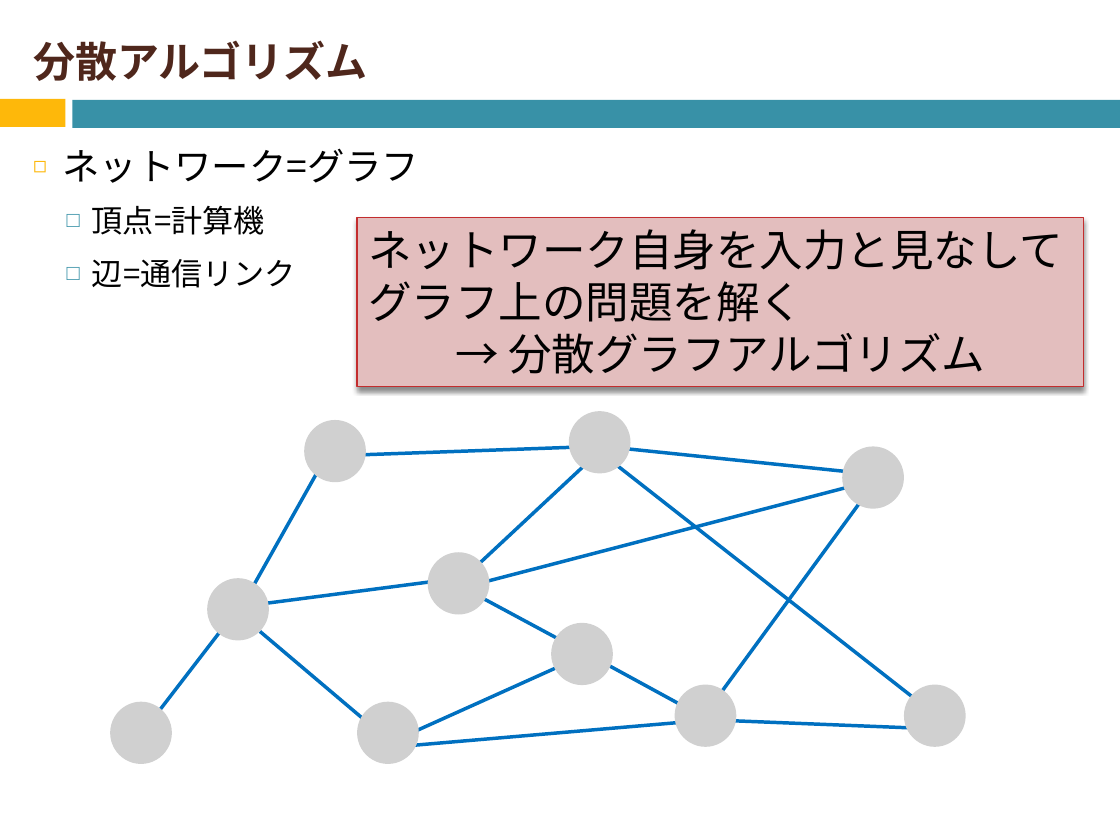
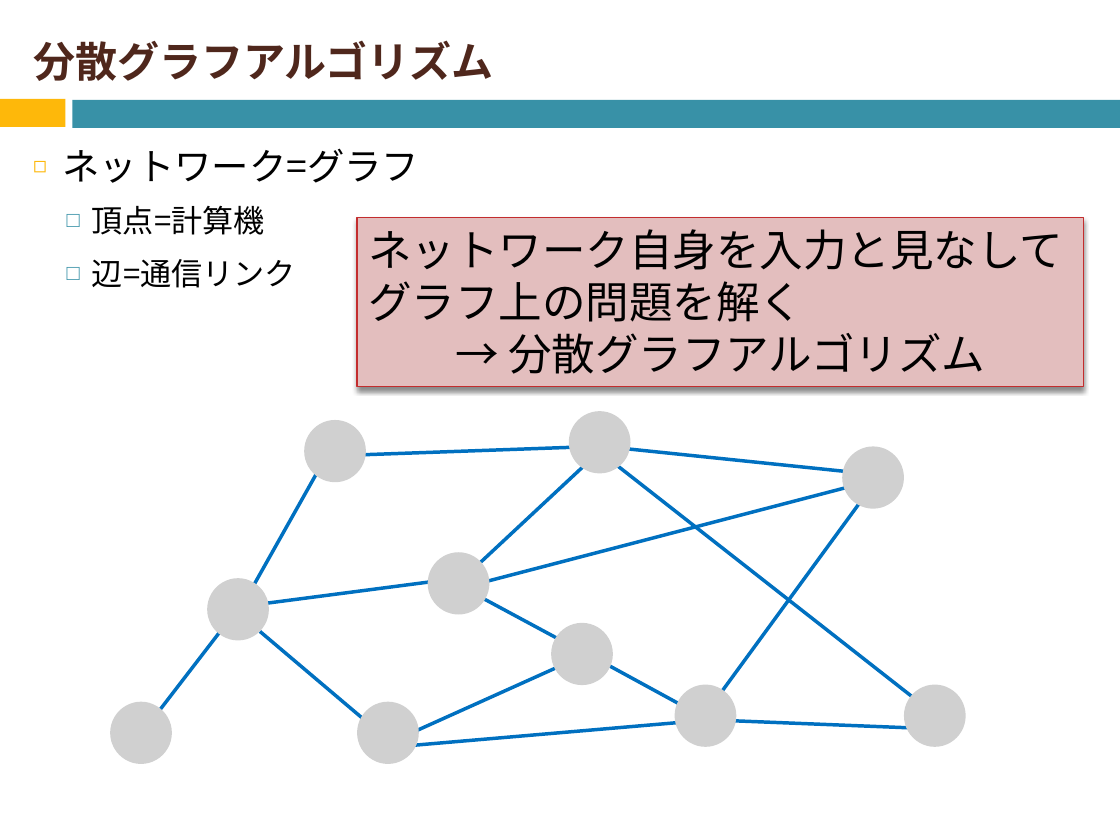
Before and after one commit to Izulabo-nitech/Distributed_Complexity_of_k-Maximal_Independent_Set_Verification, a slide deck: slide 3 of chukan/chukan2020_sato.pptx (slide 4 before the commit). Drawn at 1120x840 pixels with LibreOffice and Linux fonts; fonts in the diff are those of the drawing; grey boxes stand for pictures. Boxes give left, top, right and bottom in pixels: in the first picture for what was removed or moved away, otherwise in the second. Text is boxed around its words. In the diff, an @@ line names an element or a change of style, - is before the commit and + after.

```diff
--- a/chukan/chukan2020_sato.pptx
+++ b/chukan/chukan2020_sato.pptx
@@ title at box(33, 40, 494, 81): text changed @@
-分散アルゴリズム
+分散グラフアルゴリズム
```
Also in this commit, not shown: 6 other slides changed, 2 slides added, 5 other files.
